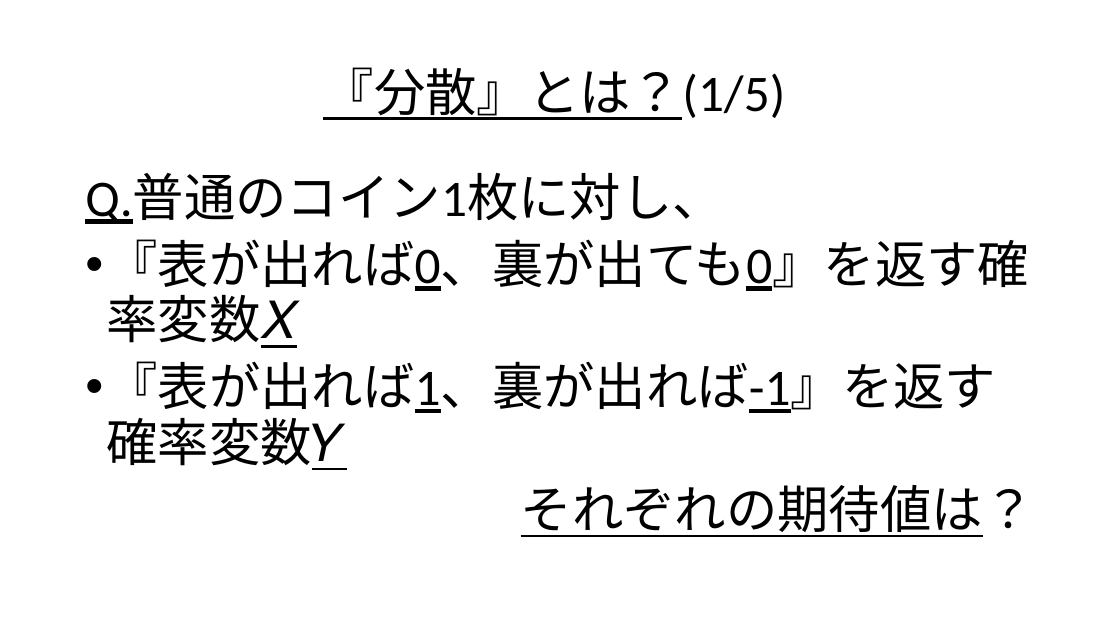
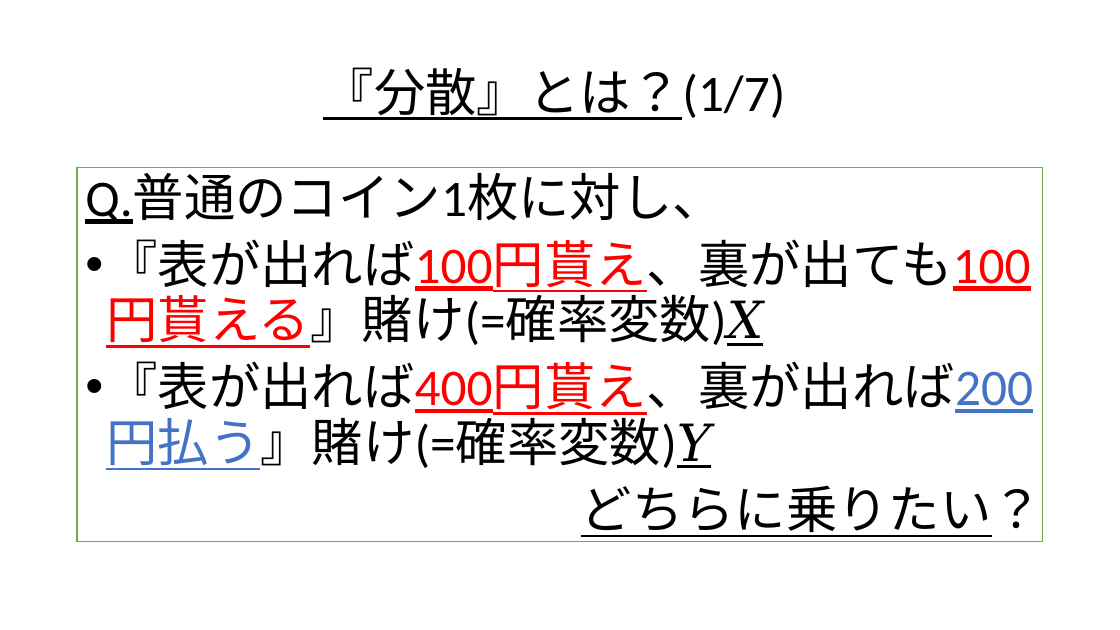
Before and after one commit to Ryo-KATAYAMA/Senior_Project, a slide deck: slide 36 of Chapter4_1.pptx (slide 28 before the commit). Drawn at 1120x630 pixels with LibreOffice and Linux fonts; fonts in the diff are those of the drawing. Boxes give left, top, right and bottom in pixels: in the first picture for what was removed or moved away, otherwise in the second. Text is boxed around its words. In the diff, an @@ line names an element or a change of style, - is before the commit and + after.

```diff
--- a/Chapter4_1.pptx
+++ b/Chapter4_1.pptx
@@ title at (323, 67, 786, 120): text changed @@
-『分散』とは？(1/5)
+『分散』とは？(1/7)
@@ rectangle added at (77, 168, 1044, 542), fill #FFFFFF, outline #70AD47 1 pt @@
@@ text at (106, 239, 1043, 541): text changed @@
-• 『表が出れば0、裏が出ても0』を返す確率変数𝑋
-• 『表が出れば1、裏が出れば-1』を返す確率変数𝑌
-それぞれの期待値は？
+• 『表が出れば100円貰え、裏が出ても100円貰える』賭け(=確率変数)𝑋
+• 『表が出れば400円貰え、裏が出れば200円払う』賭け(=確率変数)𝑌
+どちらに乗りたい？
```
Also in this commit, not shown: 25 other slides changed, 13 slides added, 23 slides removed.
